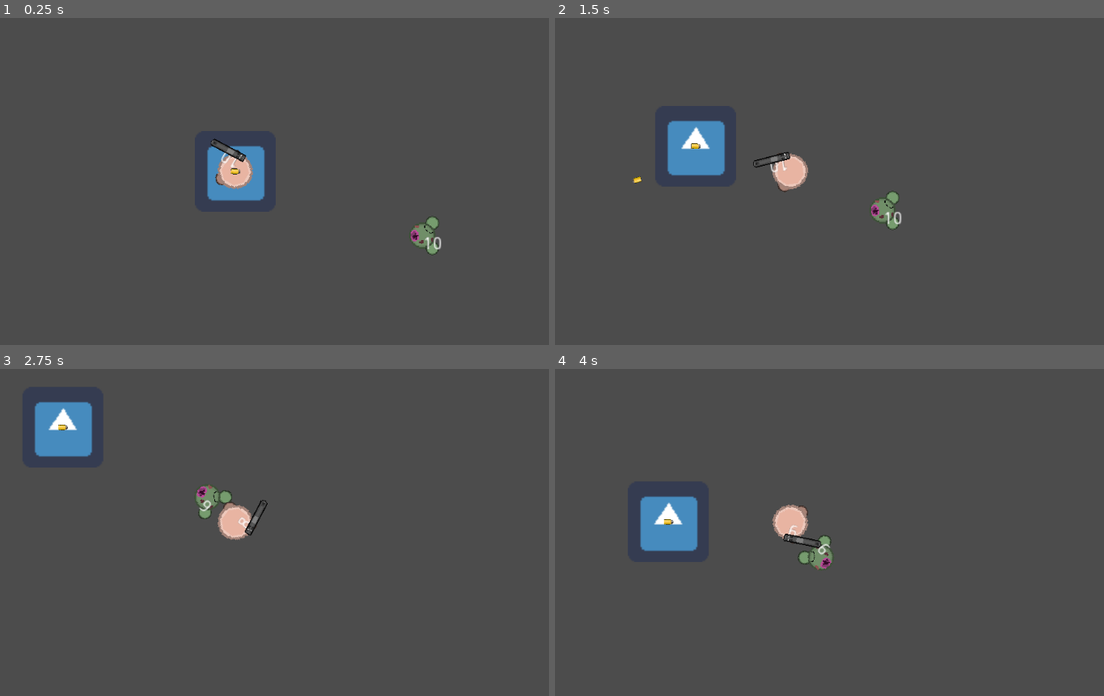
Above: before the commit, frames 1-4 (two rows, left to right).
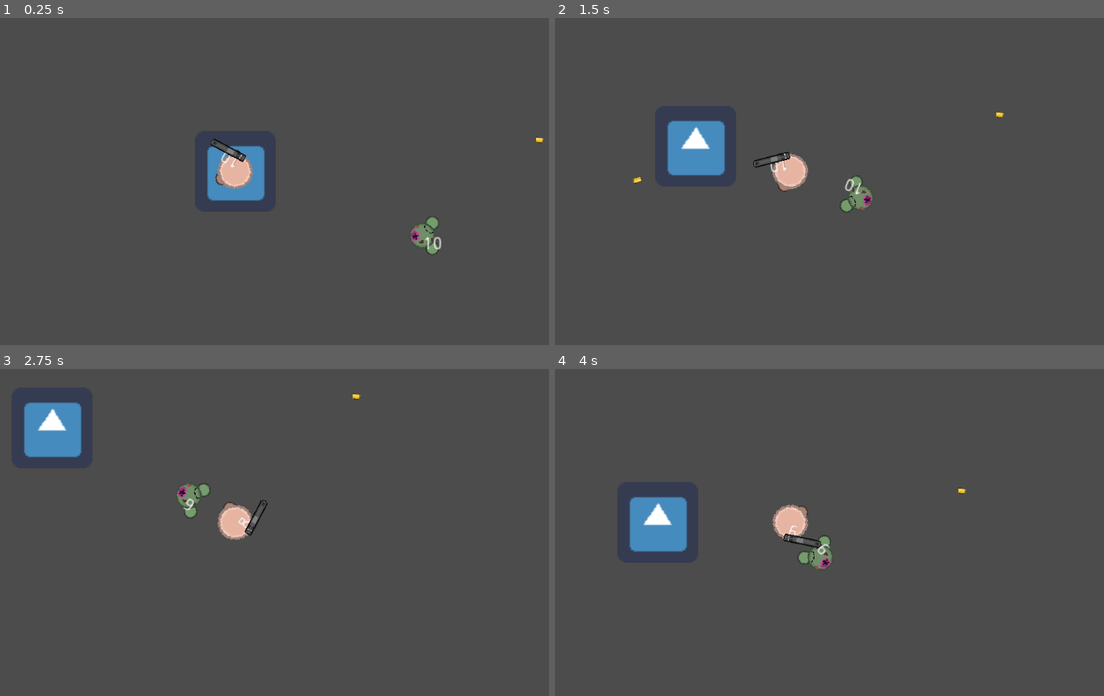
Above: after the commit, the same moments.

Repository: Panda248/Hu-Yang-Yoyale
Game: Godot game, scene res://World.tscn
The game is run twice, just before and just after one commit, with the same random seed, the same clock (stepped at 60 frames per second) and the same inputs. The engine's default icon, where the game draws it, is replaced by a stand-in: a white triangle on a blue panel in a dark square.
Inputs (mouse positions are in pixels of both pictures, inside the frame that each line leads up to):
- Up to frame 1 (0.25 s): no input
- Up to frame 2 (1.5 s): tap Enter at 0.5 s; move the mouse to (933, 152) at 0.52 s; hold Right (ui_right) 0.53-1.28 s; click (933, 152) at 0.6 s; move the mouse to (659, 191) at 1.27 s; hold Down (ui_down) from 1.28 s (still down); click (659, 191) at 1.35 s
- Up to frame 3 (2.75 s): move the mouse to (301, 437) at 2.02 s; release Down (ui_down) at 2.03 s; hold Right (ui_right) from 2.03 s (still down); click (301, 437) at 2.1 s
- Up to frame 4 (4 s): move the mouse to (758, 597) at 2.77 s; release Right (ui_right) at 2.78 s; hold Up (ui_up) 2.78-3.53 s; click (758, 597) at 2.85 s; move the mouse to (983, 578) at 3.52 s; hold Left (ui_left) from 3.53 s (still down); click (983, 578) at 3.6 s

The runs differ from the first frame. In frame 1, less than 0.1% of the frame differs, in the area x 41-100%, y 36-48%; in frame 2, 0.8%; in frame 3, 1.7%, in the area x 4-66%, y 7-46%; in frame 4, 1.1%.

Commit message:
enemies see further

Diff:
--- a/Enemy.tscn
+++ b/Enemy.tscn
@@ -10,7 +10,7 @@
 [sub_resource type="CircleShape2D" id=3]
 
 [sub_resource type="CircleShape2D" id=2]
-radius = 71.33
+radius = 100.0
 
 [sub_resource type="CircleShape2D" id=4]
 radius = 25.02
--- a/World.tscn
+++ b/World.tscn
@@ -20,6 +20,8 @@
 unique_name_in_owner = true
 
 [node name="Bullet" parent="." instance=ExtResource( 4 )]
+position = Vector2( 241, -25 )
+scale = Vector2( 0.231928, 0.25 )
 
 [node name="BulletManager" type="Node2D" parent="."]
 script = ExtResource( 5 )
